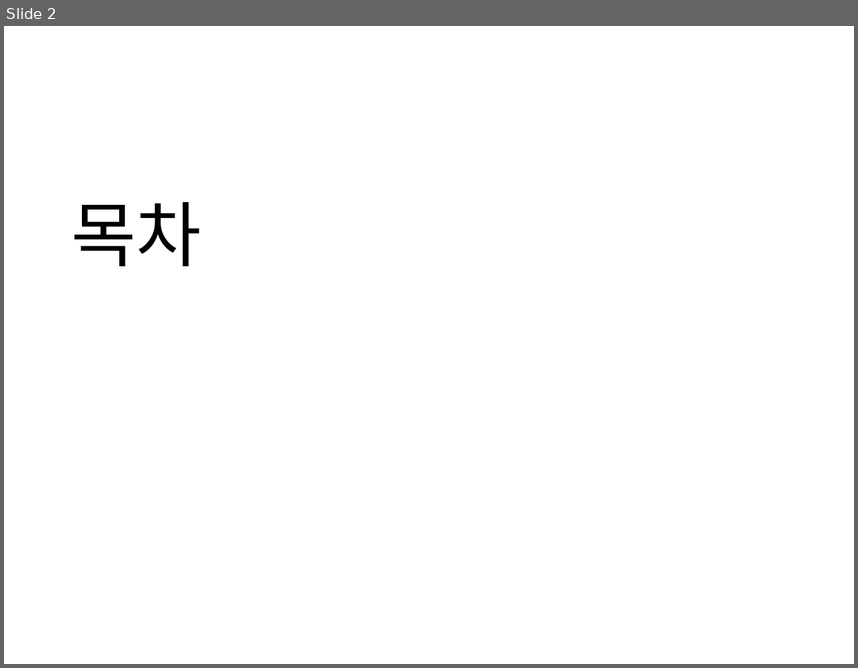
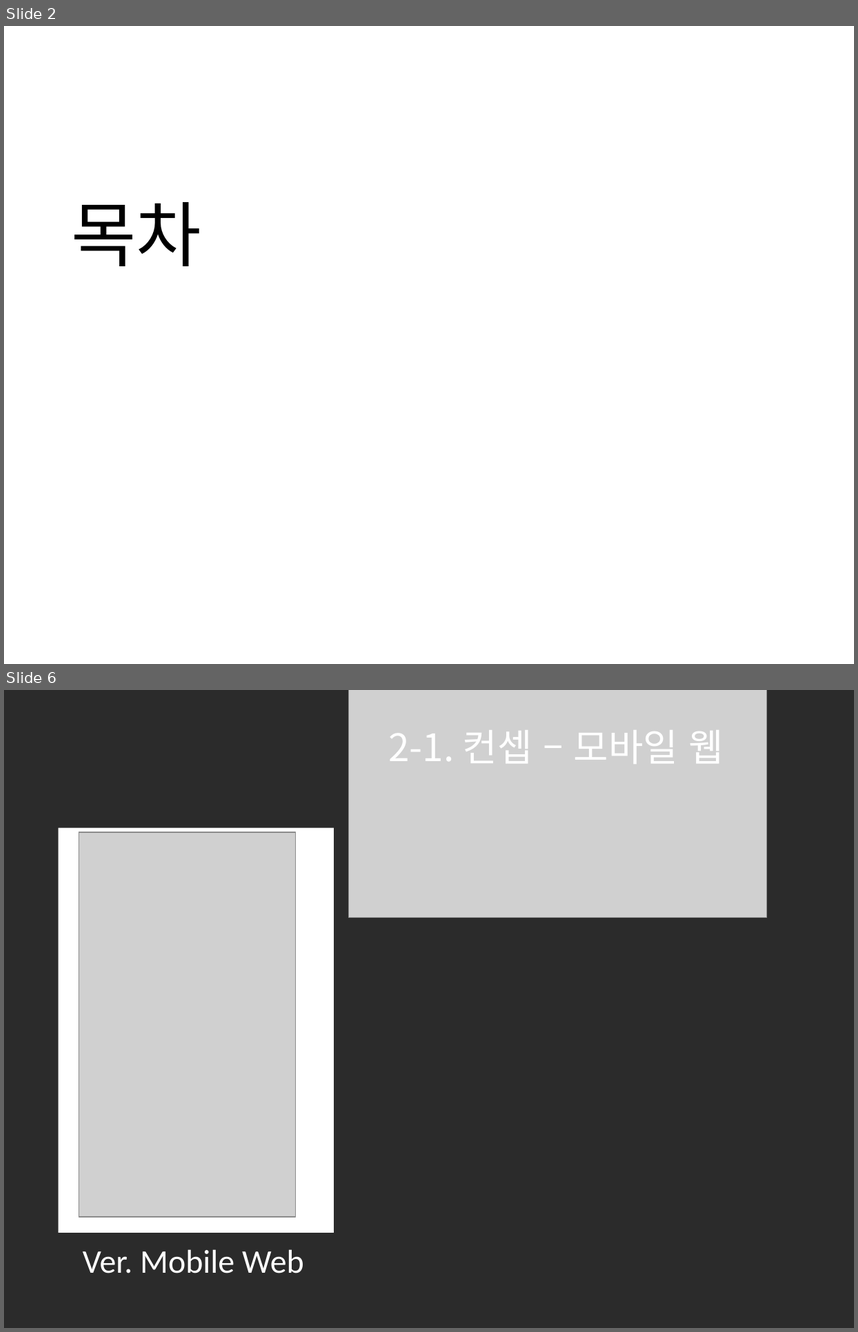
Before and after one commit to rlamj5555/ui_ux_test, a slide deck: project_2/ppt/project_hes.pptx. Shown one above the other, each under a label of ours: slide 2 before the commit, slides 2 and 6 after it; the slides between them are not shown. The pictures are 858x668 and 858x1332 pixels, drawn with LibreOffice and Linux fonts; fonts in the diff are those of the drawing; grey boxes stand for pictures; background and template pictures are left out; a plain dark background stands for a picture behind light text. Boxes give left, top, right and bottom in pixels: in the first picture for what was removed or moved away, otherwise in the second. Text is boxed around its words. In the diff, an @@ line names an element or a change of style, - is before the commit and + after.

```diff
--- a/project_2/ppt/project_hes.pptx
+++ b/project_2/ppt/project_hes.pptx
@@ slide 6 added at (x1=4, y1=690, x2=854, y2=1328), background picture (left out) @@
@@ picture added at (x1=349, y1=690, x2=767, y2=917) @@
@@ text added at (x1=389, y1=730, x2=723, y2=764), 32 pt, text #FFFFFF @@
+2-1. 컨셉 – 모바일 웹
@@ rectangle added at (x1=59, y1=828, x2=334, y2=1232), fill #FFFFFF @@
@@ picture added at (x1=79, y1=832, x2=296, y2=1216) @@
@@ text added at (x1=83, y1=1249, x2=304, y2=1273), 28 pt, text #FFFFFF @@
+Ver. Mobile Web
```
Also in this commit, not shown: 3 other slides added, 4 slides removed, 13 other files.
